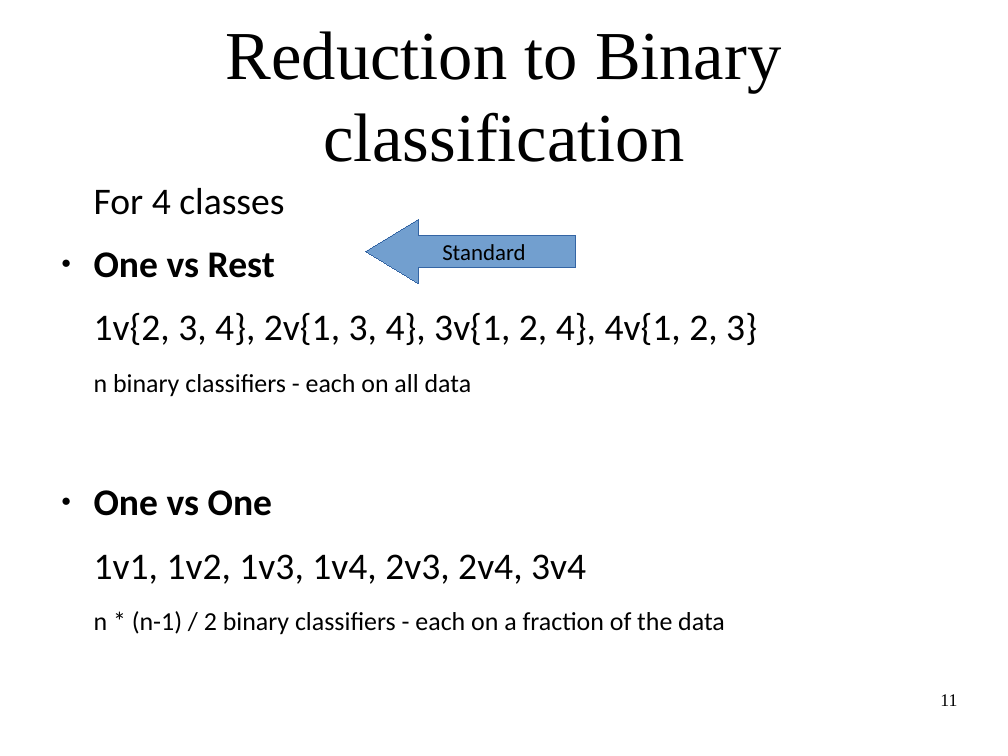
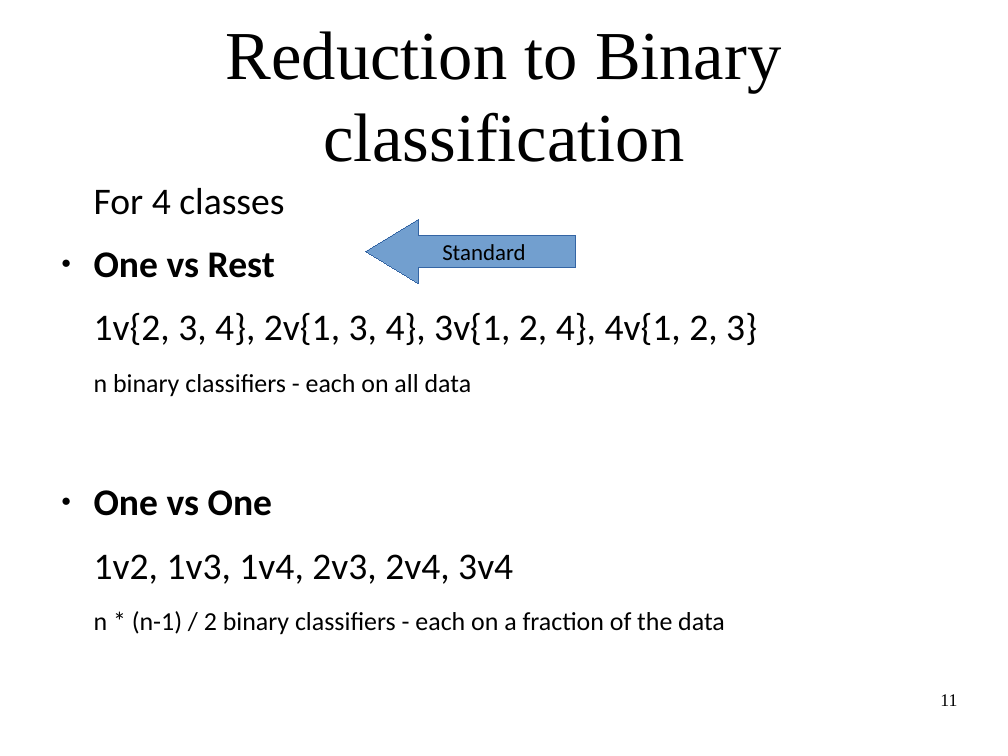
Before and after one commit to amueller/applied_ml_spring_2017, a slide deck: slide 11 of slides/aml-06-020617.odp. Drawn at 1008x756 pixels with LibreOffice and Linux fonts; fonts in the diff are those of the drawing. Boxes give left, top, right and bottom in pixels: in the first picture for what was removed or moved away, otherwise in the second. Text is boxed around its words. In the diff, an @@ line names an element or a change of style, - is before the commit and + after.

```diff
--- a/slides/aml-06-020617.odp
+++ b/slides/aml-06-020617.odp
@@ text at box(94, 554, 513, 584): text changed @@
-1v1, 1v2, 1v3, 1v4, 2v3, 2v4, 3v4
+1v2, 1v3, 1v4, 2v3, 2v4, 3v4
```
Also in this commit, not shown: 7 other slides changed.
